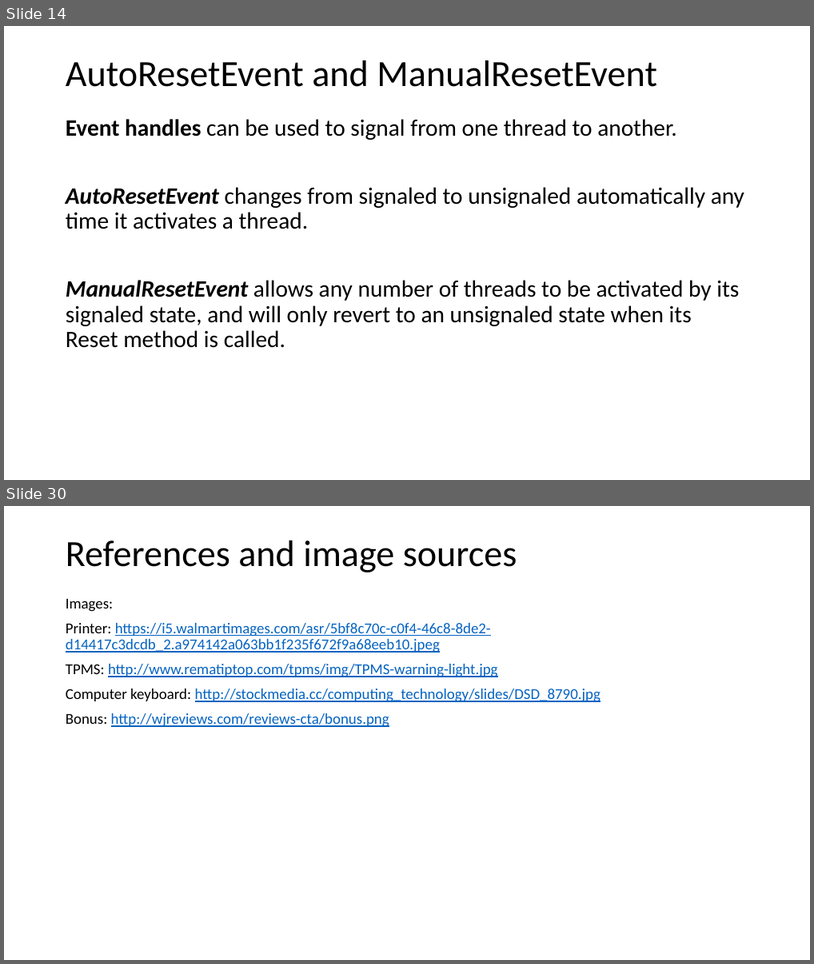
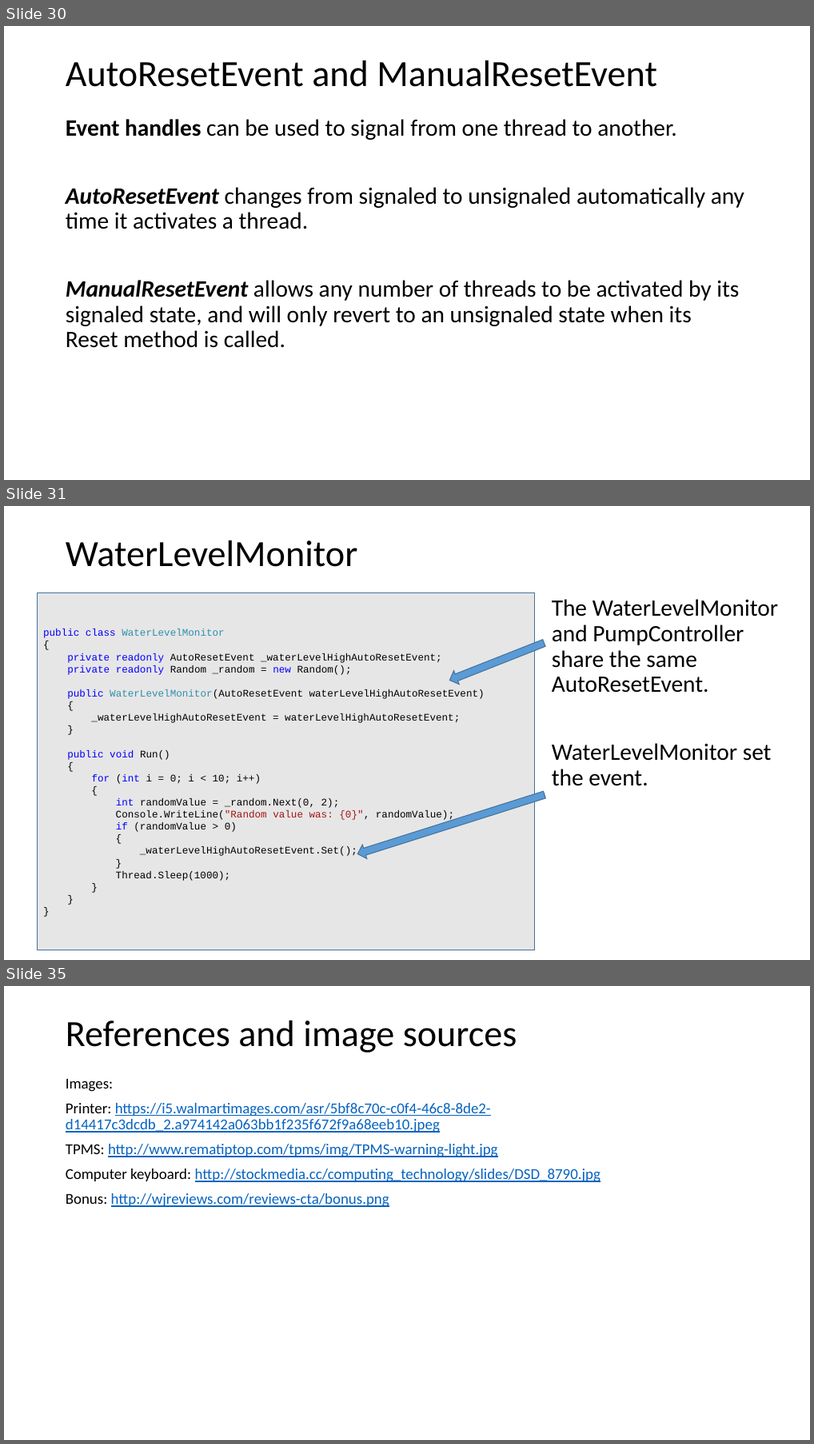
Before and after one commit to codesmurf/st3its3_teaching, a slide deck: 07 Thread Synchronization 2/Thread Synchronization pt 2.pptx. Shown one above the other, each under a label of ours: slides 14 and 30 before the commit, slides 30, 31 and 35 after it; the slides between them are not shown. The pictures are 814x964 and 814x1444 pixels, drawn with LibreOffice and Linux fonts; fonts in the diff are those of the drawing. Boxes give left, top, right and bottom in pixels: in the first picture for what was removed or moved away, otherwise in the second. Text is boxed around its words. In the diff, an @@ line names an element or a change of style, - is before the commit and + after.

Commit message:
moved ResetEvents to signal between threads and not producer-consumer

```diff
--- a/07 Thread Synchronization 2/Thread Synchronization pt 2.pptx
+++ b/07 Thread Synchronization 2/Thread Synchronization pt 2.pptx
@@ slide 31 added at <box>4,506,810,960</box>, background #FFFFFF @@
@@ title added at <box>66,540,358,567</box>, 44 pt, text #000000 @@
+WaterLevelMonitor
@@ rectangle added at <box>38,592,535,950</box>, fill #E7E6E6, outline #43739E 1 pt, 12 pt, text #000000 @@
+public class WaterLevelMonitor
+{
+private readonly AutoResetEvent _waterLevelHighAutoResetEvent;
+private readonly Random _random = new Random();
+public WaterLevelMonitor(AutoResetEvent waterLevelHighAutoResetEvent)
+{
+_waterLevelHighAutoResetEvent = waterLevelHighAutoResetEvent;
+}
+public void Run()
+{
+for (int i = 0; i < 10; i++)
+{
+int randomValue = _random.Next(0, 2);
+Console.WriteLine("Random value was: {0}", randomValue);
+if (randomValue > 0)
+{
+_waterLevelHighAutoResetEvent.Set();
+}
+Thread.Sleep(1000);
+}
+}
+}
@@ text added at <box>552,599,778,786</box>, 28 pt, text #000000 @@
+The WaterLevelMonitor and PumpController share the same AutoResetEvent.
+WaterLevelMonitor set the event.
@@ down arrow added at <box>447,636,547,687</box>, fill #5B9BD5, outline #43739E 1 pt @@
@@ down arrow added at <box>356,788,547,860</box>, fill #5B9BD5, outline #43739E 1 pt @@
@@ what was slide 14 is now slide 30 @@
@@ what was slide 30 is now slide 35 @@
```
Also in this commit, not shown: 5 slides changed, 6 other slides added, 5 slides removed.
